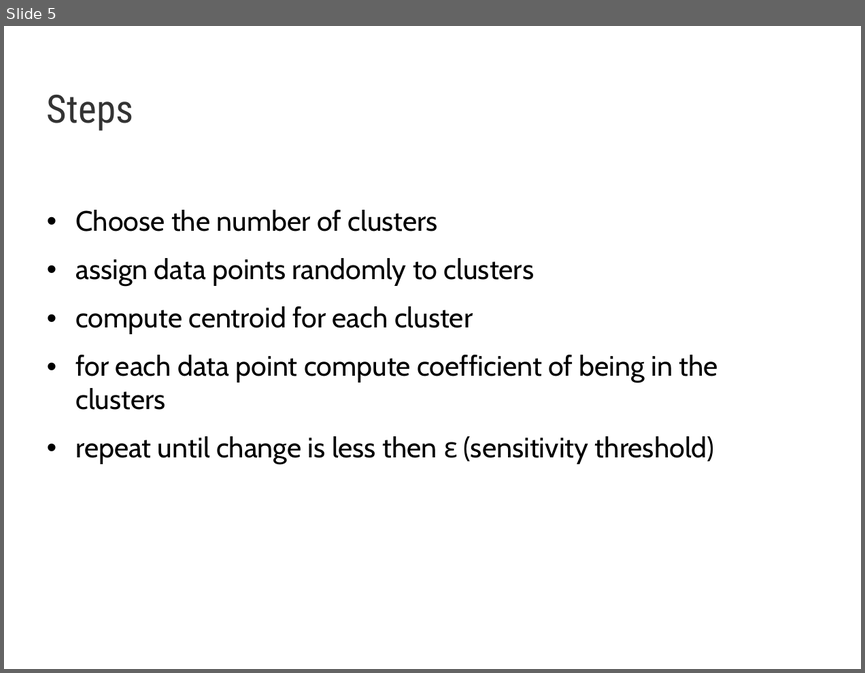
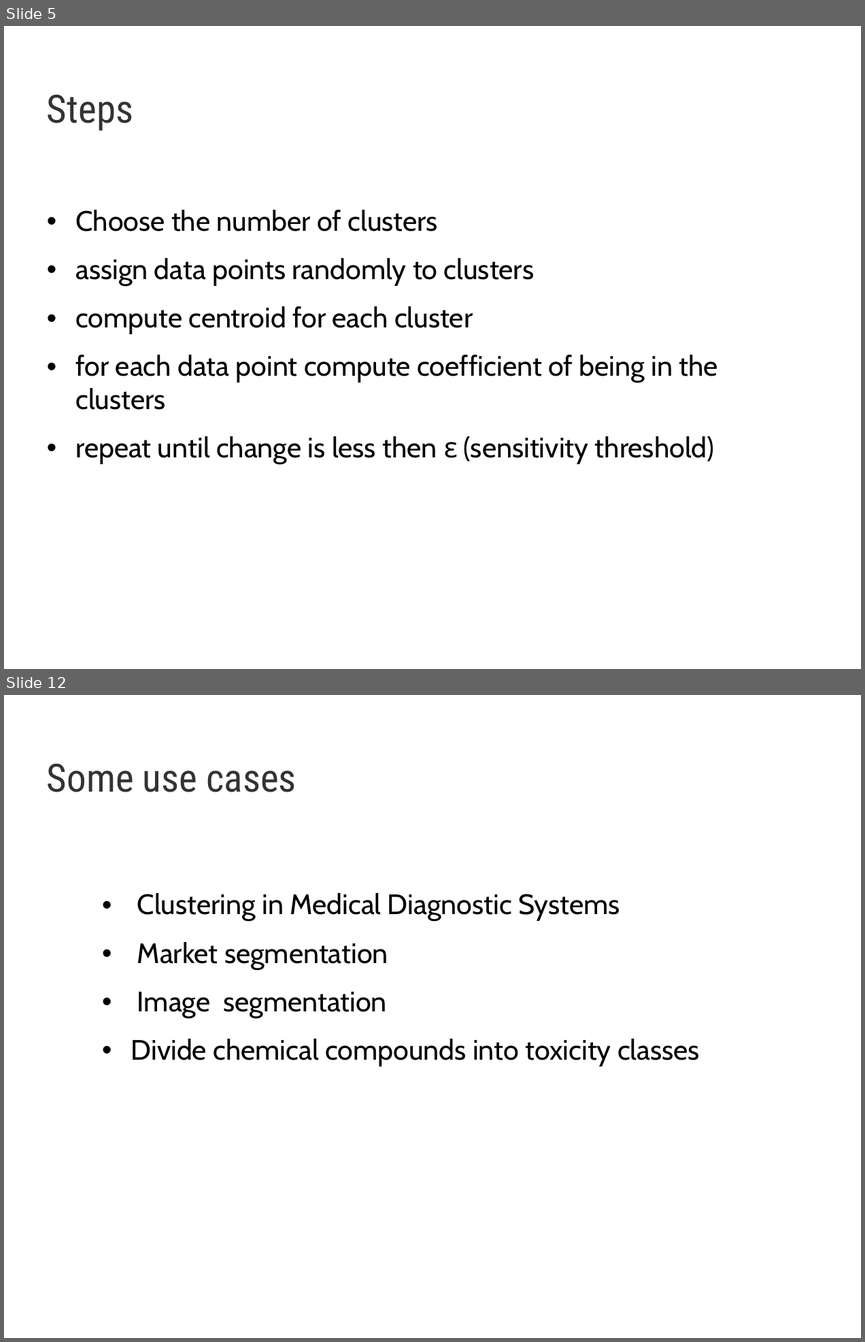
Before and after one commit to AndyTheFactory/DM, a slide deck: Prezentare/FCM.ppt. Shown one above the other, each under a label of ours: slide 5 before the commit, slides 5 and 12 after it; the slides between them are not shown. The pictures are 865x673 and 865x1342 pixels, drawn with LibreOffice and Linux fonts; fonts in the diff are those of the drawing; background and template pictures are left out. Boxes give left, top, right and bottom in pixels: in the first picture for what was removed or moved away, otherwise in the second. Text is boxed around its words. In the diff, an @@ line names an element or a change of style, - is before the commit and + after.

```diff
--- a/Prezentare/FCM.ppt
+++ b/Prezentare/FCM.ppt
@@ slide 12 added at <box>4,695,861,1338</box>, background picture (left out) @@
@@ text added at <box>47,764,296,792</box>, 36 pt, text #333333 @@
+Some use cases
@@ text added at <box>131,893,700,1066</box>, 26 pt, text #000000 @@
+• Clustering in Medical Diagnostic Systems
+• Market segmentation
+• Image segmentation
+• Divide chemical compounds into toxicity classes
```
Also in this commit, not shown: 3 slides changed, 5 other slides added, 5 other files.
